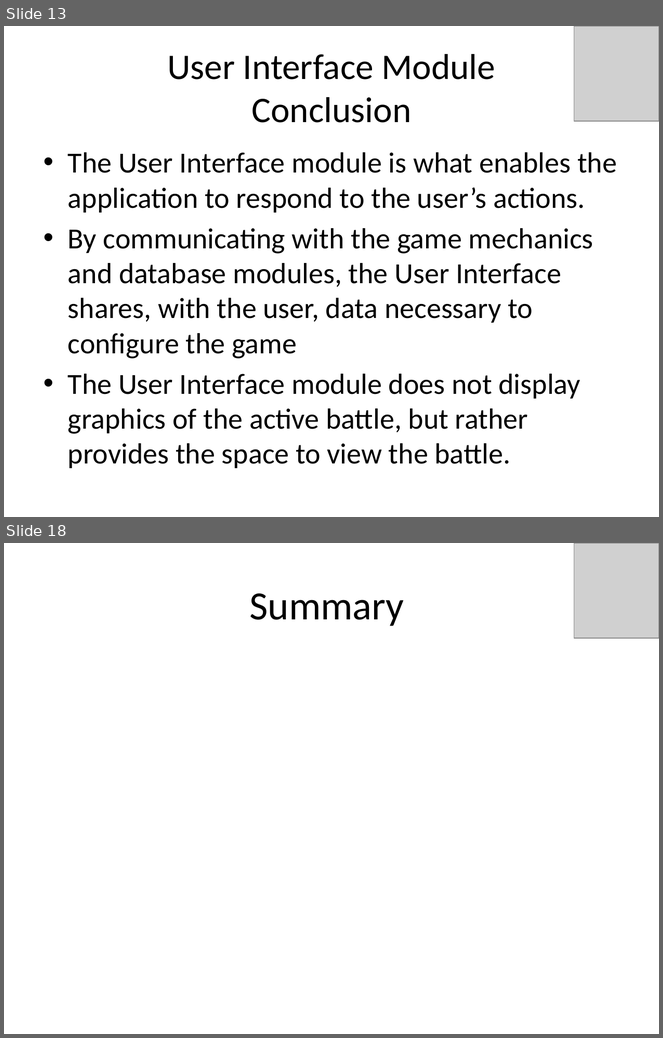
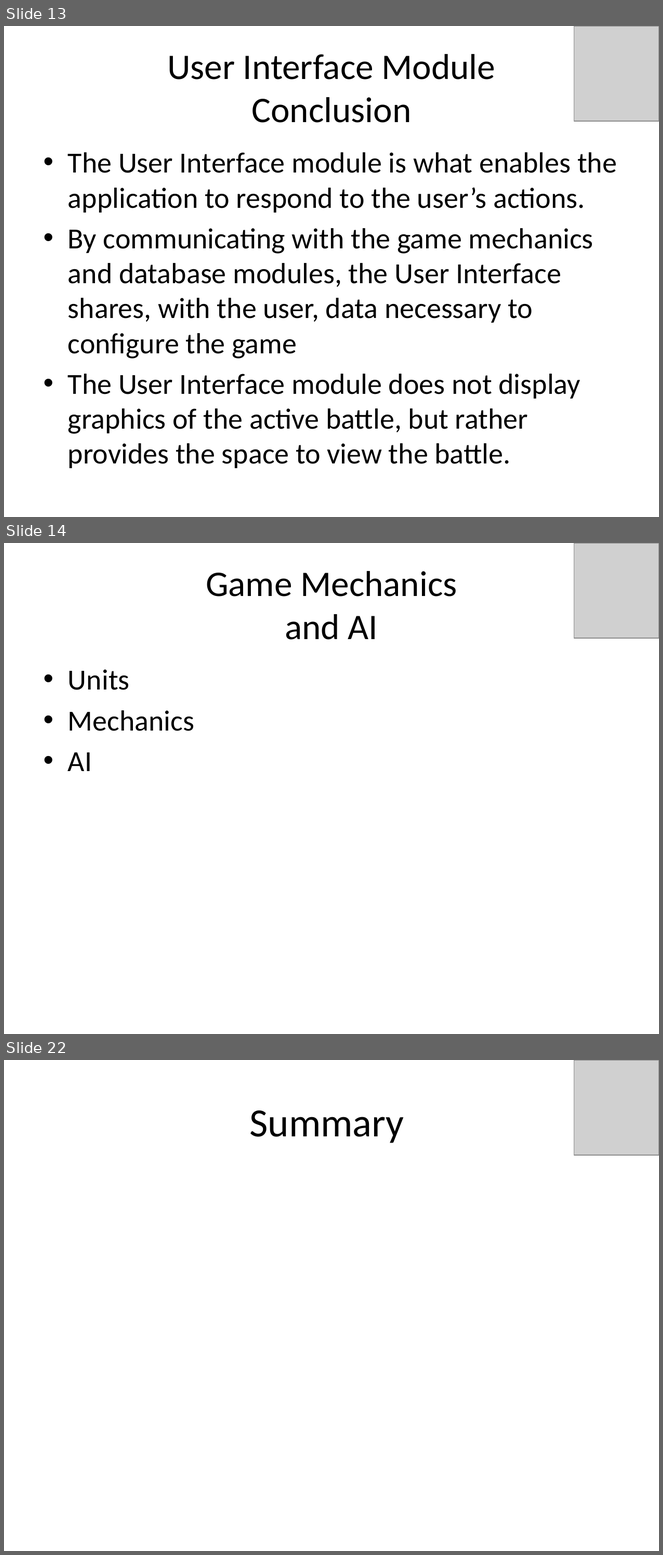
Before and after one commit to idxExtropy/duel-reality, a slide deck: Docs/DUEL REALITY .pptx. Shown one above the other, each under a label of ours: slides 13 and 18 before the commit, slides 13, 14 and 22 after it; the slides between them are not shown. The pictures are 663x1038 and 663x1555 pixels, drawn with LibreOffice and Linux fonts; fonts in the diff are those of the drawing; grey boxes stand for pictures. Boxes give left, top, right and bottom in pixels: in the first picture for what was removed or moved away, otherwise in the second. Text is boxed around its words. In the diff, an @@ line names an element or a change of style, - is before the commit and + after.

```diff
--- a/Docs/DUEL REALITY .pptx
+++ b/Docs/DUEL REALITY .pptx
@@ slide 14 added at <box>4,543,659,1034</box>, background #FFFFFF @@
@@ picture added at <box>574,543,659,638</box> @@
@@ title added at <box>206,571,457,640</box>, 39.6 pt, text #000000 @@
+Game Mechanics
+and AI
@@ text added at <box>68,669,194,771</box>, 32 pt, text #000000 @@
+• Units
+• Mechanics
+• AI
@@ what was slide 18 is now slide 22 @@
```
Also in this commit, not shown: 9 slides changed, 7 other slides added, 4 slides removed.
